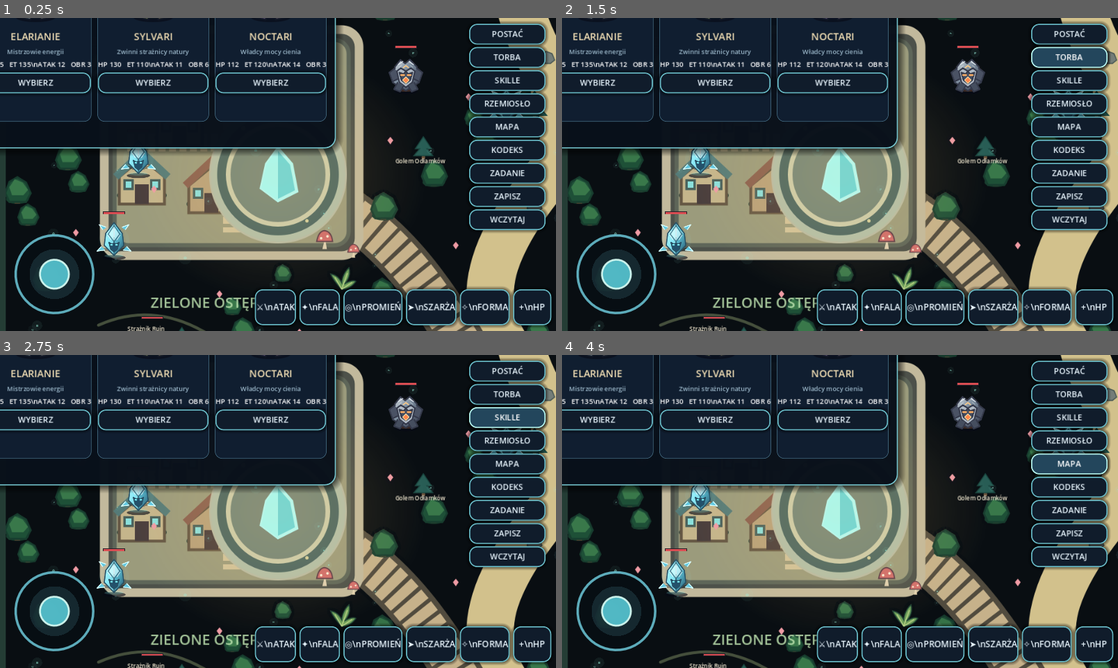
Above: before the commit, frames 1-4 (two rows, left to right).
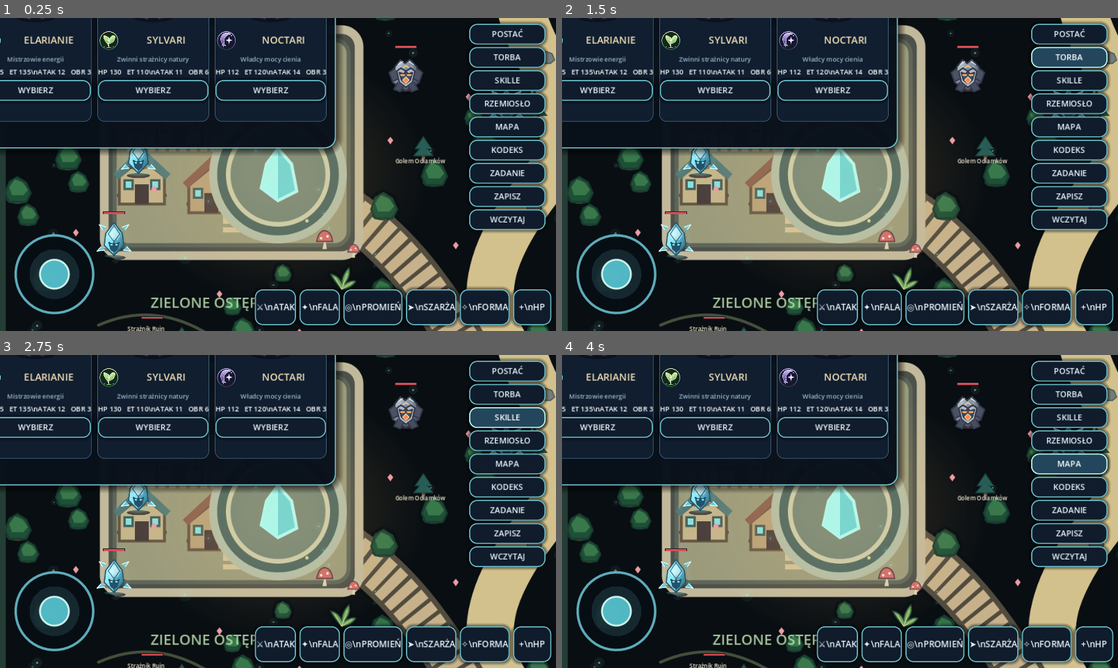
Above: after the commit, the same moments.

Repository: Kulpiak/Aetherion
Game: Godot game, scene res://scenes/main.tscn
Two runs of this game, one before a commit and one after it. Both use one fixed random seed, a clock stepped at 60 frames per second and the inputs below.
Inputs:
- Up to frame 1 (0.25 s): no input
- Up to frame 2 (1.5 s): click "POSTAĆ" at 0.5 s; click "TORBA" at 1.25 s
- Up to frame 3 (2.75 s): click "SKILLE" at 2 s
- Up to frame 4 (4 s): click "RZEMIOSŁO" at 2.75 s; click "MAPA" at 3.5 s

The runs differ from the first frame. In frame 1, 4.1% of the frame differs, in the area x 0-59%, y 4-27%; in frame 2, 4.1%; in frame 3, 4.1%; in frame 4, 4.1%.

Commit message:
Integrate five original race crests into character selection

Diff:
--- a/scripts/game.gd
+++ b/scripts/game.gd
@@ -39,6 +39,7 @@
 
 const SAVE_PATH := "user://aetherion_save.json"
 const SPRITE_ATLAS: Texture2D = preload("res://assets/aetherion_sprites.svg")
+const RACE_CREST_ATLAS: Texture2D = preload("res://assets/aetherion_race_crests.svg")
 const WORLD_TEXTURE: Texture2D = preload("res://assets/aetherion_world.svg")
 const WORLD_SIZE := Vector2(1920, 1440)
 const START_POS := Vector2(480, 380)
@@ -320,12 +321,26 @@
   portrait.stretch_mode = TextureRect.STRETCH_KEEP_ASPECT_CENTERED
   portrait.custom_minimum_size = Vector2(145, 145)
   content.add_child(portrait)
+  var identity_row := HBoxContainer.new()
+  identity_row.alignment = BoxContainer.ALIGNMENT_CENTER
+  identity_row.add_theme_constant_override("separation", 7)
+  content.add_child(identity_row)
+  var crest := TextureRect.new()
+  var crest_region := AtlasTexture.new()
+  crest_region.atlas = RACE_CREST_ATLAS
+  crest_region.region = Rect2(index * 128, 0, 128, 128)
+  crest.texture = crest_region
+  crest.expand_mode = TextureRect.EXPAND_IGNORE_SIZE
+  crest.stretch_mode = TextureRect.STRETCH_KEEP_ASPECT_CENTERED
+  crest.custom_minimum_size = Vector2(38, 38)
+  identity_row.add_child(crest)
   var name_label := Label.new()
   name_label.text = race_name.to_upper()
+  name_label.size_flags_horizontal = Control.SIZE_EXPAND_FILL
   name_label.horizontal_alignment = HORIZONTAL_ALIGNMENT_CENTER
   name_label.add_theme_font_size_override("font_size",17)
   name_label.add_theme_color_override("font_color",Color("#f2dfb5"))
-  content.add_child(name_label)
+  identity_row.add_child(name_label)
   var desc := Label.new()
   desc.text = descriptions[index]
   desc.horizontal_alignment = HORIZONTAL_ALIGNMENT_CENTER
